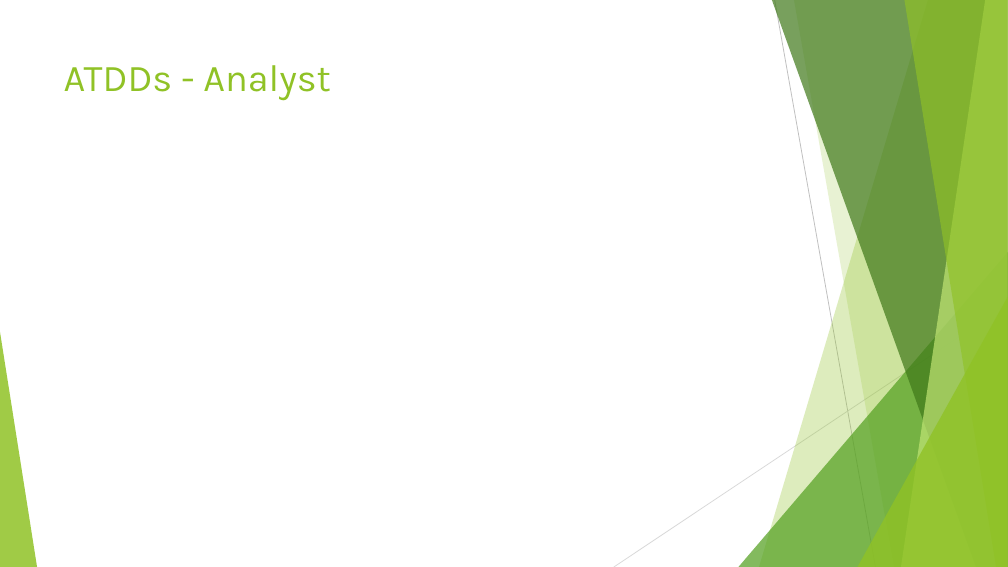
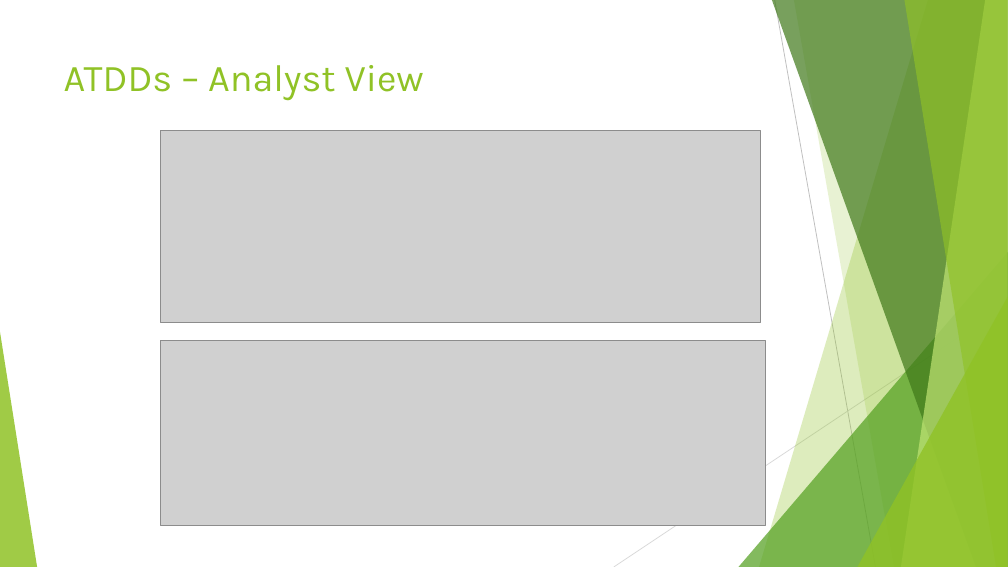
Before and after one commit to minbarix/ense470project, a slide deck: slide 5 of Milestone5.ppt. Drawn at 1008x567 pixels with LibreOffice and Linux fonts; fonts in the diff are those of the drawing; grey boxes stand for pictures. Boxes give left, top, right and bottom in pixels: in the first picture for what was removed or moved away, otherwise in the second. Text is boxed around its words. In the diff, an @@ line names an element or a change of style, - is before the commit and + after.

```diff
--- a/Milestone5.ppt
+++ b/Milestone5.ppt
@@ title at [64, 65, 424, 101]: text changed @@
-ATDDs - Analyst
+ATDDs – Analyst View
@@ picture added at [161, 130, 760, 322] @@
@@ picture added at [161, 341, 765, 526] @@
```
Also in this commit, not shown: 6 other slides changed, 1 slide added.
